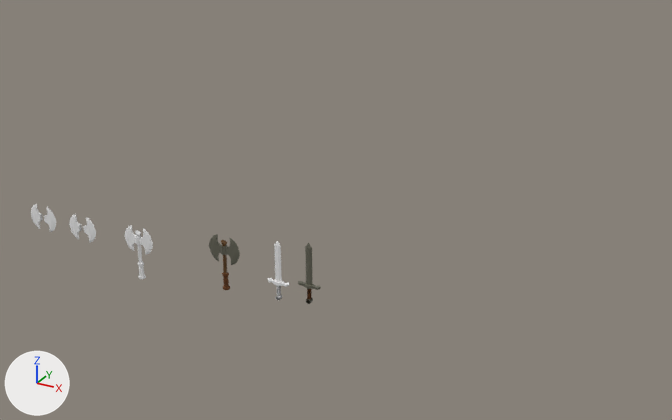
Two versions of the Blender file tutorial/grand_abbitt/axe.blend, one commit apart.
Rendered twice from a 50 mm lens placed at (47.8, -46.1, 32.5), pointed at (20.9, 2.8, 8.0). Arrows for +X, +Y and +Z are at lower left; the lights stay in place.
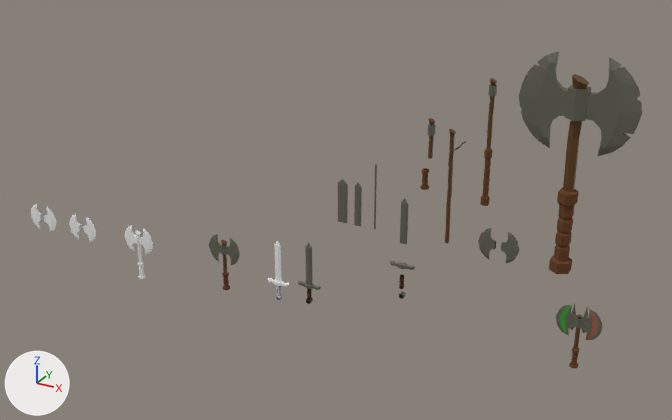
Commit message: added some more things to the axe blend file

Boxes (x1, y1, x2, y2) around the edits, measured in the pictures (672 x 420 px):
'axe_blades_1.004', added
    after: (519, 51, 642, 156)
'hilt_full_1.002', added (brown)
    after: (549, 74, 591, 274)
'axe_blades_1.001', added
    after: (556, 304, 602, 340)
'hilt_full_1', added (brown)
    after: (480, 78, 497, 206)
'axe_blades_1', added
    after: (478, 228, 519, 263)
'eldoria_axe.001', added (brown)
    after: (445, 129, 466, 243)
'sword_blade_1.003', added
    after: (338, 179, 348, 223)
'sword_blade_1', added
    after: (400, 199, 408, 244)
'hilt_full_1.001', added
    after: (569, 315, 583, 368)
'sword_blade_1.002', added
    after: (354, 182, 362, 226)
'eldoria_axe.003', added
    after: (428, 118, 436, 159)
'eldoria_axe.002', added
    after: (420, 168, 429, 190)
'hilt_guard_1', added
    after: (390, 261, 415, 270)
'hilt_grip_1', added
    after: (399, 275, 404, 289)

Edits to the bpy script that builds the scene:
```text
Add ob_hilt_full_1_001:
    ob_hilt_full_1_001 = bpy.data.objects.new('hilt_full_1.001', me_cylinder_007)  # 138 vertices, 134 faces; spans x -0.23..0.23, y -0.27..0.27, z -1.59..1.96; in mat_eldoria_weapon_wood (brown #5c3c11), mat_eldoria_old_metal_mat (dark grey #6b6a5c), mat_eldoria_weapon_leather (brown #643b1a)
    ob_hilt_full_1_001.location = (37.29, 3.02, 2.61)
Add ob_axe_blades_1_001:
    ob_axe_blades_1_001 = bpy.data.objects.new('axe_blades_1.001', me_cylinder_008)  # 306 vertices, 294 faces; spans x 35.89..38.68, y 2.91..3.13, z 3.05..5.36; in mat_eldoria_old_metal_mat (dark grey #6b6a5c), mat_material_001 (green #51be49), mat_entropis_mat (orange #be7762)
    ob_axe_blades_1_001.location = (0.0, 0.0, 0.0)
Add ob_sword_blade_1_003:
    ob_sword_blade_1_003 = bpy.data.objects.new('sword_blade_1.003', me_cube_012)  # 17 vertices, 16 faces; spans x -0.25..0.25, y -0.08..0.08, z -1.48..1.61; in mat_eldoria_old_metal_mat (dark grey #6b6a5c)
    ob_sword_blade_1_003.location = (21.27, 3.09, 8.6)
    ob_sword_blade_1_003.scale = (1.45, 1.0, 1.0)
Add ob_sword_blade_1_002:
    ob_sword_blade_1_002 = bpy.data.objects.new('sword_blade_1.002', me_cube_012.copy())
    ob_sword_blade_1_002.location = (22.4, 3.1, 8.6)
Add ob_axe_blades_1_004:
    ob_axe_blades_1_004 = bpy.data.objects.new('axe_blades_1.004', me_cylinder_012)  # 203 vertices, 178 faces; spans x -1.29..1.32, y -0.11..0.11, z -1.08..1.06; in mat_eldoria_old_metal_mat (dark grey #6b6a5c)
    ob_axe_blades_1_004.location = (35.67, 3.67, 17.22)
    ob_axe_blades_1_004.scale = (2.63, 2.63, 2.63)
Add ob_hilt_full_1_002:
    ob_hilt_full_1_002 = bpy.data.objects.new('hilt_full_1.002', me_cylinder_011)  # 162 vertices, 154 faces; spans x -0.4..0.4, y -0.47..0.46, z -5.74..2.59; in mat_eldoria_weapon_wood (brown #5c3c11), mat_eldoria_old_metal_mat (dark grey #6b6a5c), mat_eldoria_weapon_leather (brown #643b1a)
    ob_hilt_full_1_002.location = (35.67, 3.67, 15.09)
    ob_hilt_full_1_002.scale = (1.43, 1.43, 1.43)
Add ob_axe_blades_1:
    ob_axe_blades_1 = bpy.data.objects.new('axe_blades_1', me_cylinder_012.copy())
    ob_axe_blades_1.location = (31.92, 3.21, 7.86)
Add ob_hilt_full_1:
    ob_hilt_full_1 = bpy.data.objects.new('hilt_full_1', me_cylinder_001)  # 162 vertices, 154 faces; spans x -0.23..0.23, y -0.27..0.27, z -5.74..2.22; in mat_eldoria_weapon_wood (brown #5c3c11), mat_eldoria_old_metal_mat (dark grey #6b6a5c), mat_eldoria_weapon_leather (brown #643b1a)
    ob_hilt_full_1.location = (30.53, 4.26, 15.58)
Add ob_sword_blade_1:
    ob_sword_blade_1 = bpy.data.objects.new('sword_blade_1', me_cube_013)  # 17 vertices, 16 faces; spans x -0.25..0.25, y -0.08..0.08, z -1.48..1.61; in mat_eldoria_old_metal_mat (dark grey #6b6a5c)
    ob_sword_blade_1.location = (26.14, 2.1, 8.59)
Add ob_hilt_grip_1:
    ob_hilt_grip_1 = bpy.data.objects.new('hilt_grip_1', me_cube_008)  # 290 vertices, 340 faces; spans x -0.128..0.128, y -0.147..0.147, z -0.452..0.452; in mat_eldoria_weapon_leather (brown #643b1a)
    ob_hilt_grip_1.location = (26.16, 2.0, 4.46)
Add ob_hilt_guard_1:
    ob_hilt_guard_1 = bpy.data.objects.new('hilt_guard_1', me_cube_007)  # 54 vertices, 52 faces, 2 loose edges; spans x -0.88..0.88, y -0.22..0.22, z -0.14..0.12; in mat_eldoria_old_metal_mat (dark grey #6b6a5c)
    ob_hilt_guard_1.location = (26.17, 2.0, 5.62)
Add ob_eldoria_axe_003:
    ob_eldoria_axe_003 = bpy.data.objects.new('eldoria_axe.003', me_cylinder_014)  # 60 vertices, 51 faces; spans x -0.2..0.2, y -0.23..0.23, z -0.29..2.22; in mat_eldoria_weapon_wood (brown #5c3c11), mat_eldoria_old_metal_mat (dark grey #6b6a5c)
    ob_eldoria_axe_003.location = (26.98, 3.83, 12.71)
Add ob_eldoria_axe_002:
    ob_eldoria_axe_002 = bpy.data.objects.new('eldoria_axe.002', me_cylinder_013)  # 108 vertices, 103 faces; spans x -0.233..0.233, y -0.27..0.27, z -0.682..0.61; in mat_eldoria_weapon_leather (brown #643b1a)
    ob_eldoria_axe_002.location = (26.76, 3.68, 11.07)
Add ob_eldoria_axe_001:
    ob_eldoria_axe_001 = bpy.data.objects.new('eldoria_axe.001', me_cylinder_002)  # 150 vertices, 132 faces; spans x -0.18..0.83, y -0.23..0.26, z -5.3..2.22; in mat_eldoria_weapon_wood (brown #5c3c11)
    ob_eldoria_axe_001.location = (28.31, 3.91, 12.23)
```
